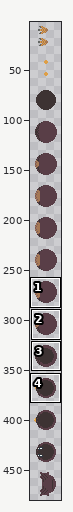
Sprite sheet -- assets/vfx/characters/mr hibou.png. Above, an overview of the earlier version with the close-up marked.
Close-up. As it was:
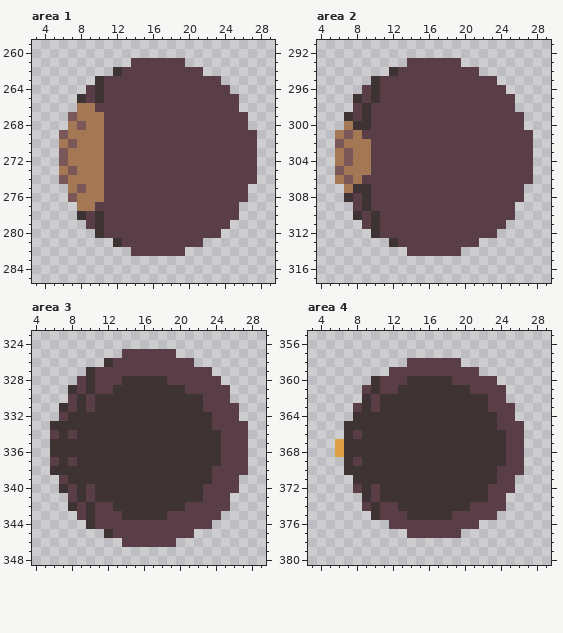
The file is 32x480 pixels. Shown: area 1: x 3..29, y 259..285; area 2: x 4..29, y 291..317; area 3: x 4..29, y 323..348; area 4: x 3..29, y 355..380. The wide view leaves out empty margins. The commit also changed other parts of the picture, which this record leaves out.
The same view after the edit:
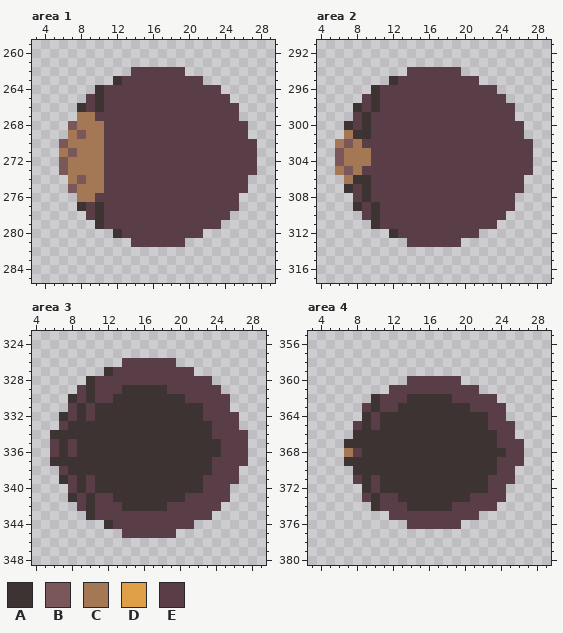
Palette (. is transparent): A #3d3333  B #7a5859  C #a57855  D #de9f47  E #593e47
Edits made:
Changed rows in their new state; - is an unchanged pixel.
Area 1:
first column x 6:
261 --------......--------
262 ------..------..------
263 ----..A---------..----
264 ---.--------------.---
265 --.----------------.--
266 --AEA-----------------
267 -.--E---------------.-
268 -BC-------------------
269 .-B------------------.
270 BC--------------------
271 CB--------------------
273 BC--------------------
274 .-B------------------.
275 -BC-------------------
276 -.--E---------------.-
277 --AEA-----------------
278 --.----------------.--
279 ---.--------------.---
280 ----..A---------..----
281 ------..------..------
282 --------......--------
Area 2:
first column x 6:
293 --------......--------
294 ------..------..------
295 ----..A---------..----
296 ---.--------------.---
297 --.----------------.--
298 --AEA-----------------
299 -.------------------.-
300 -AE-------------------
301 .CAA-----------------.
302 CB-E------------------
303 BC--------------------
304 BC--------------------
305 CB-E------------------
306 .CAA-----------------.
307 -AE-------------------
308 -.------------------.-
309 --AEA-----------------
310 --.----------------.--
311 ---.--------------.---
312 ----..A---------..----
313 ------..------..------
314 --------......--------
Area 3:
first column x 6:
325 --------......--------
326 ------..------..------
327 ----..A---------..----
328 ---.----EEEEE-----.---
329 --.----E-----EE----.--
330 --AEAEE--------EE-----
331 -.------------------.-
332 -AE-E------------E----
333 .E-------------------.
334 A-A---------------E---
335 E-E-------------------
336 E-E-------------------
337 A-A---------------E---
338 .E-------------------.
339 -AE-E------------E----
340 -.------------------.-
341 --AEAEE--------EE-----
342 --.----E-----EE----.--
343 ---.----EEEEE-----.---
344 ----..A---------..----
345 ------..------..------
346 --------......--------
Area 4:
first column x 6:
358 --------......-------
359 ------..........-----
360 ----....EEEEE-....---
361 ---...-EEEEEEEE-...--
362 ---.AEEE-----EEEE-.--
363 --.EAEE--------EE--.-
364 --.-E------------E-.-
365 -.E-E------------E--.
366 -.A---------------E-.
367 .-----------------E--
368 .CE------------------
369 --A---------------E--
370 -.------------------.
371 --E-E------------E---
372 --.----------------.-
373 ---EAEE--------EE----
374 ---.---E-----EE---.--
375 ----..--EEEEE---..---
376 ------..------..-----
377 --------......-------
